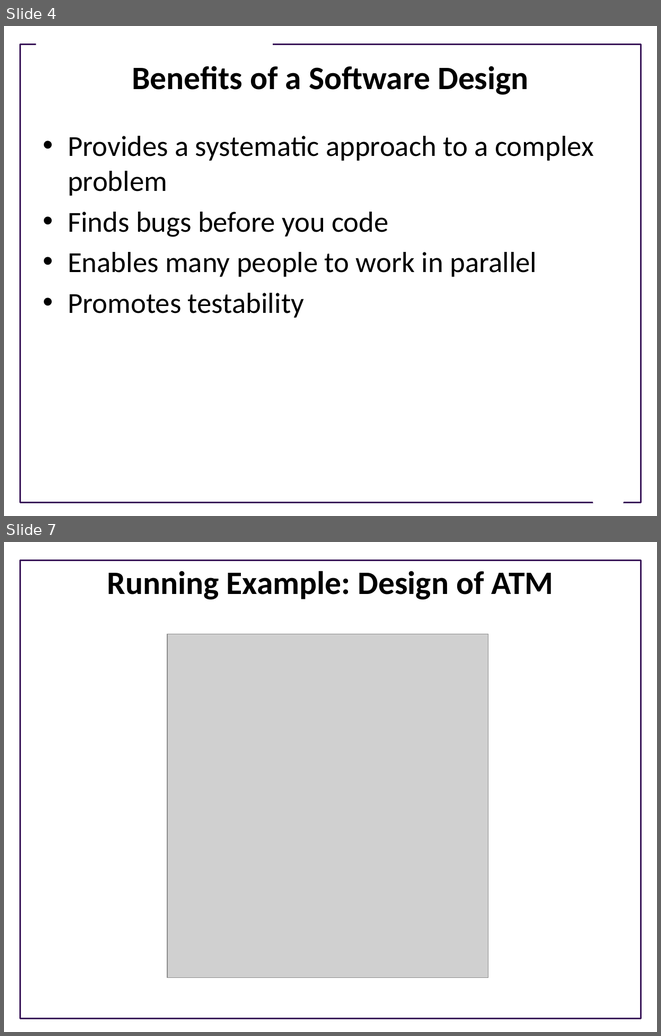
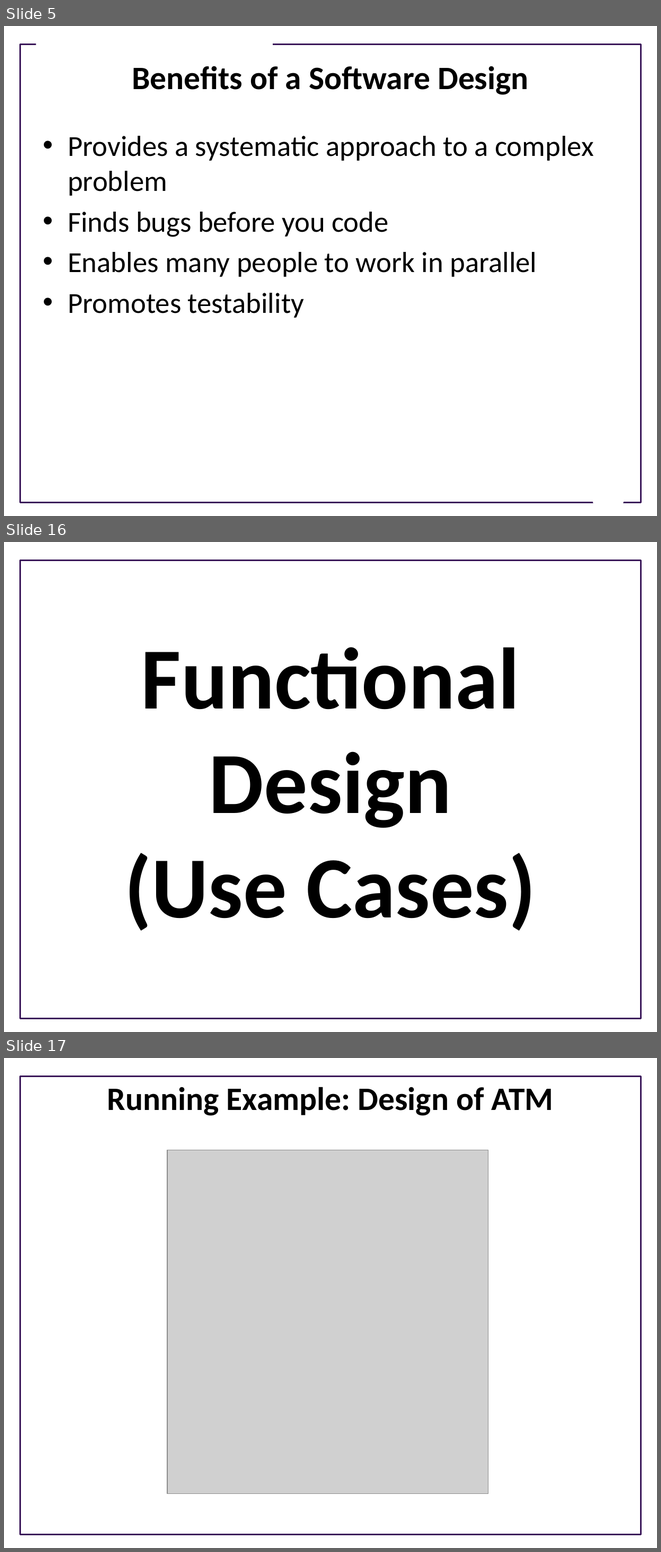
Before and after one commit to UWDIRECT/UWDIRECT.github.io, a slide deck: Wi21_content/SEDS/L10.Software_Design.pptx. Shown one above the other, each under a label of ours: slides 4 and 7 before the commit, slides 5, 16 and 17 after it; the slides between them are not shown. The pictures are 661x1036 and 661x1552 pixels, drawn with LibreOffice and Linux fonts; fonts in the diff are those of the drawing; grey boxes stand for pictures; background and template pictures are left out. Boxes give left, top, right and bottom in pixels: in the first picture for what was removed or moved away, otherwise in the second. Text is boxed around its words. In the diff, an @@ line names an element or a change of style, - is before the commit and + after.

```diff
--- a/Wi21_content/SEDS/L10.Software_Design.pptx
+++ b/Wi21_content/SEDS/L10.Software_Design.pptx
@@ slide 16 added at [4, 542, 657, 1032], background #FFFFFF; not listed: 1 template element that a slide beside it also shows @@
@@ title added at [125, 647, 536, 930], 96 pt, text #000000, bold @@
+Functional Design
+(Use Cases)
@@ what was slide 4 is now slide 5 @@
@@ what was slide 7 is now slide 17 @@
```
Also in this commit, not shown: 6 slides changed, 15 other slides added, 1 slide removed.
